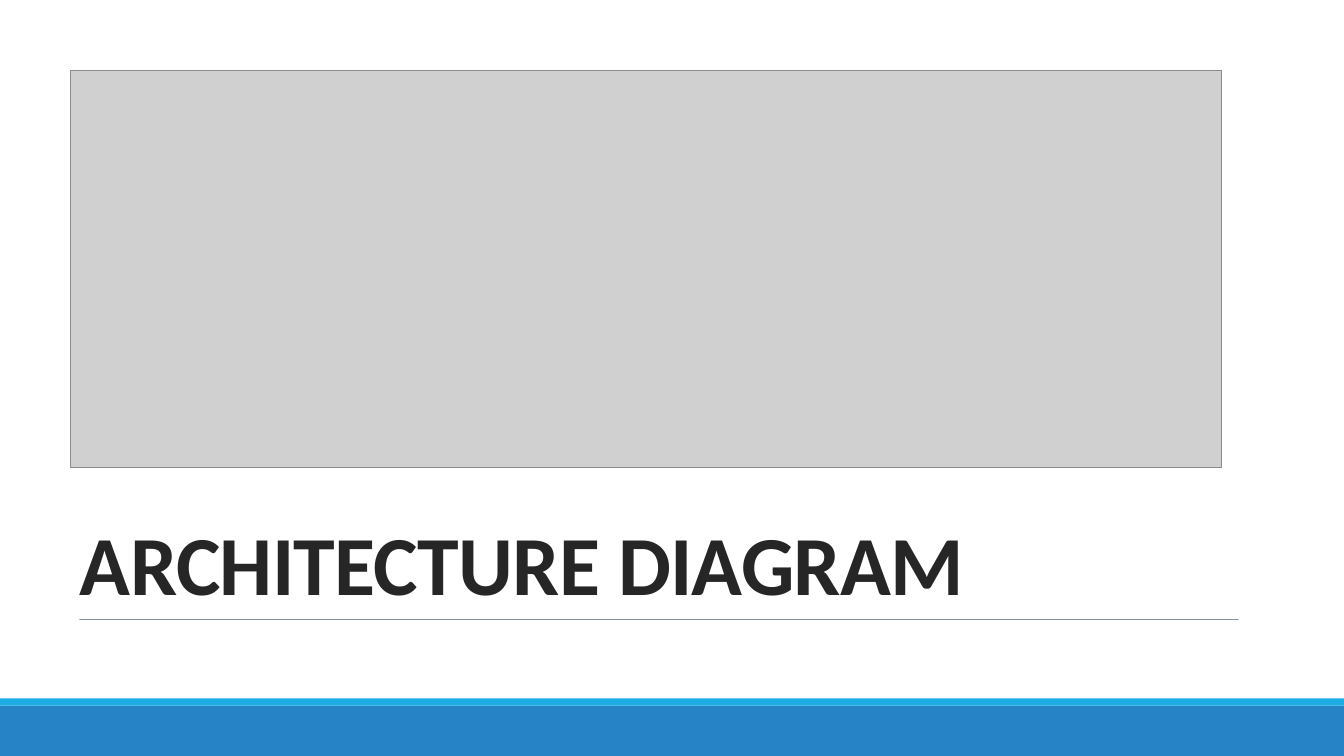
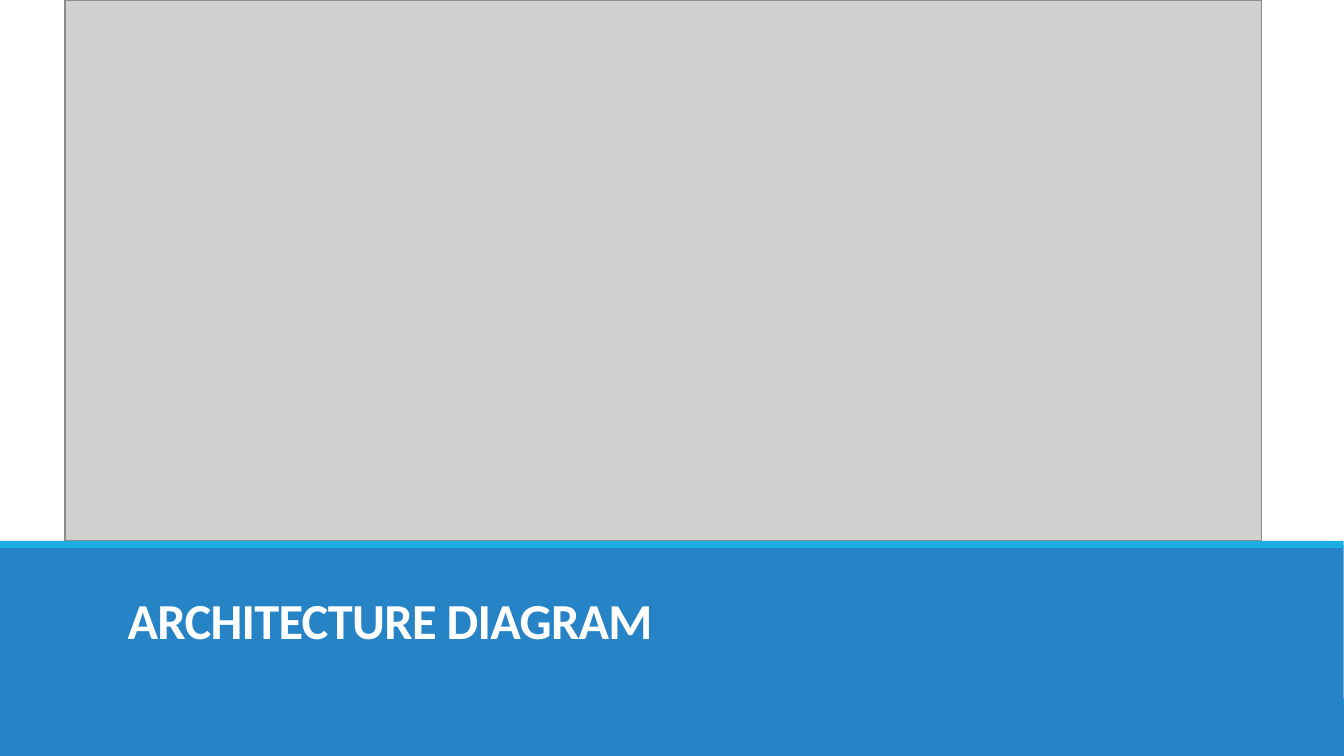
Before and after one commit to spr265/TechCharmProject, a slide deck: slide 6 of Documentation/PPT/KDM_PPT_final.pptx. Drawn at 1344x756 pixels with LibreOffice and Linux fonts; fonts in the diff are those of the drawing; grey boxes stand for pictures. Boxes give left, top, right and bottom in pixels: in the first picture for what was removed or moved away, otherwise in the second. Text is boxed around its words. In the diff, an @@ line names an element or a change of style, - is before the commit and + after.

Commit message:
update

```diff
--- a/Documentation/PPT/KDM_PPT_final.pptx
+++ b/Documentation/PPT/KDM_PPT_final.pptx
@@ rectangle resized from (x1=0, y1=0, x2=1344, y2=699) to (x1=0, y1=0, x2=1344, y2=540) @@
@@ picture resized from (x1=70, y1=71, x2=1222, y2=468) to (x1=66, y1=0, x2=1262, y2=540) @@
@@ rectangle added at (x1=0, y1=546, x2=1344, y2=756), fill #2683C6 @@
@@ rectangle added at (x1=0, y1=541, x2=1344, y2=548), fill #1CADE4 @@
@@ title "ARCHITECTURE DIAGRAM" moved from (x1=80, y1=540, x2=964, y2=596) to (x1=128, y1=606, x2=653, y2=640) @@
@@ title "ARCHITECTURE DIAGRAM" at (x1=128, y1=606, x2=653, y2=640): size 60 to 36 pt, text colour #262626 to #FFFFFF @@
@@ line removed from (80, 619) to (1239, 619) @@
```
